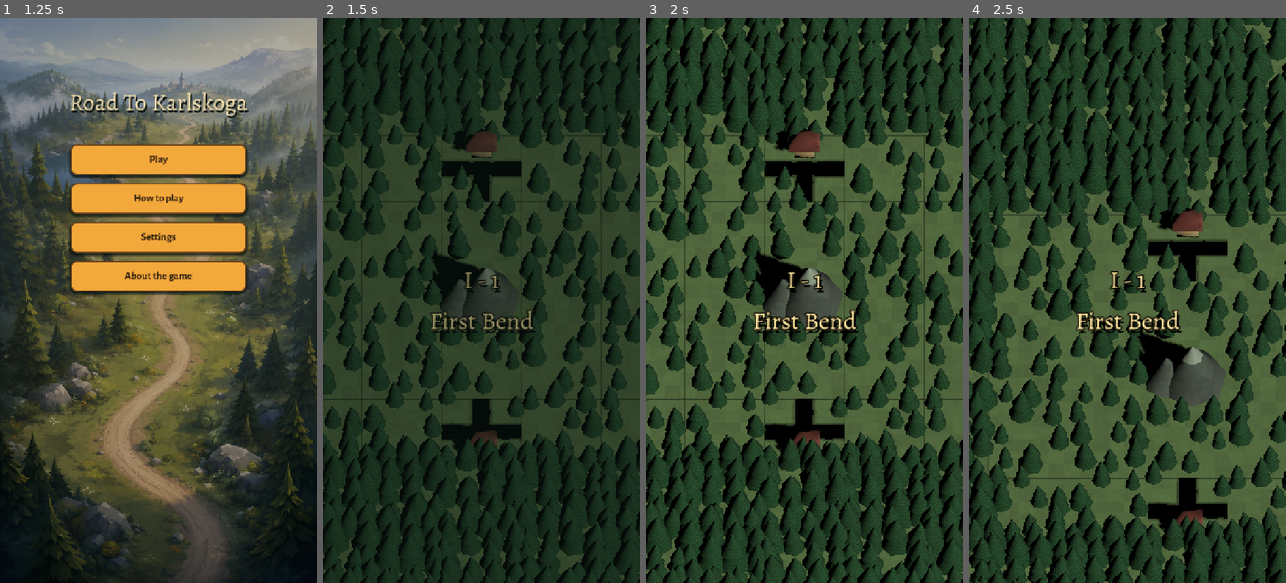
Above: before the commit, frames 1-4 (left to right).
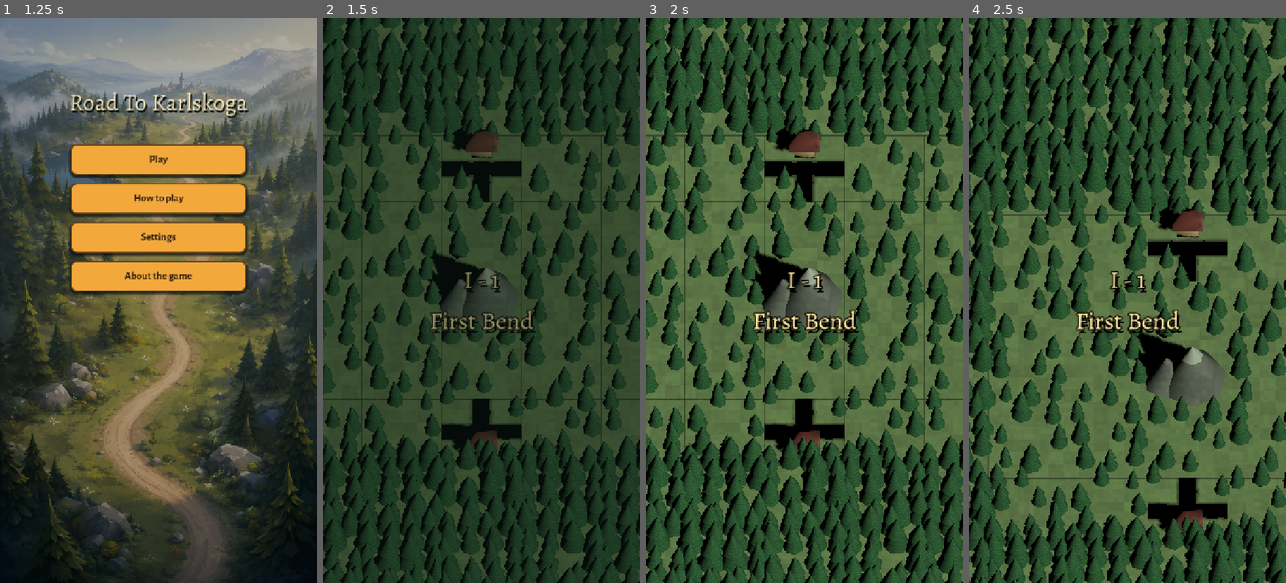
Above: after the commit, the same moments.

Repository: Reicher/The-Road-North
Game: Godot game, scene res://scenes/main.tscn
The game is run twice, just before and just after one commit, with the same random seed, the same clock (stepped at 60 frames per second) and the same inputs.
Inputs (mouse positions are in pixels of both pictures, inside the frame that each line leads up to):
- Up to frame 1 (1.25 s): tap Enter (debug_complete_level) at 0.5 s; drag from (158, 300) to (190, 176) at 0.52 s
- Up to frame 2 (1.5 s): click "Play" at 1.25 s
- Up to frame 3 (2 s): no input
- Up to frame 4 (2.5 s): drag from (1064, 328) to (1111, 413) at 2.02 s

Frame 1 is identical in both runs. In frame 2, 7.4% of the frame differs, in the area x 0-100%, y 0-100%; in frame 3, 17%; in frame 4, 18%.

Commit message:
Switch sight to square range and tweak map visuals

Diff:
--- a/scripts/hud_background.gd
+++ b/scripts/hud_background.gd
@@ -3,7 +3,7 @@
 
 const UIStyle = preload("res://scripts/ui_style.gd")
 
-const HUD_FILL := Color(0.12, 0.27, 0.23, 0.98)
+const HUD_FILL := Color(0.16, 0.34, 0.29, 0.98)
 const HUD_BORDER := Color(0.58, 0.43, 0.23, 0.9)
 
 @export var margin := 0.0
--- a/scripts/map_environment_assets.gd
+++ b/scripts/map_environment_assets.gd
@@ -16,7 +16,7 @@
 	tree.name = "Tree"
 	tree.position = offset
 	tree.rotation_degrees.y = rotation_y
-	var slender_width := width_factor * 0.82
+	var slender_width := width_factor * 0.72
 	tree.scale = Vector3(slender_width, 1.0, slender_width) * scale_factor
 
 	_add_cylinder(tree, "Trunk", tile_size * 0.026, tile_size * 0.25, Vector3(0.0, tile_size * 0.125, 0.0), VisualPalette.WOOD_DARK, 5)
@@ -34,7 +34,7 @@
 	var mountain := Node3D.new()
 	mountain.name = "Mountain"
 	parent.add_child(mountain)
-	var rock := VisualPalette.STONE.darkened(0.10)
+	var rock := VisualPalette.STONE.darkened(0.06)
 	var main_peak := _add_cone(mountain, "MainPeak", tile_size * 0.44, tile_size * 0.68, Vector3(-tile_size * 0.06, tile_size * 0.34, 0.0), rock, 7)
 	main_peak.material_override = VisualPalette.make_rock_material(rock)
 	var side_peak := _add_cone(mountain, "SidePeak", tile_size * 0.30, tile_size * 0.46, Vector3(tile_size * 0.24, tile_size * 0.23, tile_size * 0.12), VisualPalette.STONE, 7)
--- a/scripts/map_visual_palette.gd
+++ b/scripts/map_visual_palette.gd
@@ -1,17 +1,17 @@
 class_name MapVisualPalette
 extends RefCounted
 
-const GRASS := Color(0.46, 0.56, 0.36)
-const GRASS_DARK := Color(0.31, 0.42, 0.28)
-const ROAD := Color(0.32, 0.235, 0.17)
-const ROAD_EDGE := Color(0.27, 0.21, 0.16)
-const WOOD_DARK := Color(0.25, 0.13, 0.06)
-const WOOD := Color(0.48, 0.28, 0.12)
-const STONE := Color(0.34, 0.36, 0.34)
-const STONE_LIGHT := Color(0.58, 0.61, 0.57)
+const GRASS := Color(0.52, 0.63, 0.41)
+const GRASS_DARK := Color(0.36, 0.48, 0.32)
+const ROAD := Color(0.39, 0.30, 0.22)
+const ROAD_EDGE := Color(0.33, 0.26, 0.20)
+const WOOD_DARK := Color(0.30, 0.17, 0.09)
+const WOOD := Color(0.54, 0.33, 0.16)
+const STONE := Color(0.42, 0.44, 0.41)
+const STONE_LIGHT := Color(0.65, 0.68, 0.63)
 const WATER := Color(0.12, 0.34, 0.49)
 const WATER_CURRENT := Color(0.62, 0.84, 0.86)
-const FOLIAGE := Color(0.11, 0.31, 0.16)
+const FOLIAGE := Color(0.16, 0.39, 0.21)
 const BERRY := Color(0.67, 0.10, 0.18)
 const ENEMY := Color(0.78, 0.12, 0.10)
 const PLAYER := Color(0.38, 0.72, 0.86)
@@ -90,7 +90,7 @@
 void fragment() {
 	float broad = grain(floor(map_position.xz * 0.055));
 	float fine = grain(floor(map_position.xz * 0.16));
-	float variation = mix(0.91, 1.06, broad * 0.65 + fine * 0.35);
+	float variation = mix(0.90, 1.10, broad * 0.58 + fine * 0.42);
 	ALBEDO = base_color.rgb * variation;
 	ROUGHNESS = 1.0;
 }
@@ -219,8 +219,8 @@
 	float hard_branch = step(0.46, branch_tiers) * step(0.30, twig_slashes);
 	float deep_needles = step(0.78, fract(normalized_height * 5.0 - angle * 2.15));
 	float texture_value = hard_branch * 0.34 - deep_needles * 0.22;
-	vec3 dark_needles = base_color.rgb * 0.62;
-	vec3 bright_needles = base_color.rgb * 1.18;
+	vec3 dark_needles = base_color.rgb * 0.72;
+	vec3 bright_needles = base_color.rgb * 1.22;
 	ALBEDO = mix(dark_needles, bright_needles, clamp(0.34 + texture_value, 0.0, 1.0));
 	ALBEDO *= 1.0 + wind_light * 0.012;
 	ROUGHNESS = 0.94;
--- a/scripts/placement_controller.gd
+++ b/scripts/placement_controller.gd
@@ -15,7 +15,7 @@
 const MODE_DESTROY_TARGETING := "destroy_targeting"
 const MODE_ROTATE_TARGETING := "rotate_targeting"
 const MODE_ENCOUNTER_TARGETING := "encounter_targeting"
-const SIGHT_FOG_COLOR := Color(0.008, 0.012, 0.016, 0.75)
+const SIGHT_FOG_COLOR := Color(0.006, 0.009, 0.012, 0.84)
 const SIGHT_MASK_SHADER := """
 shader_type spatial;
 render_mode unshaded, cull_disabled, depth_draw_never, depth_test_disabled, fog_disabled;
@@ -30,7 +30,8 @@
 const float EDGE_SOFTNESS = 0.20;
 
 float grid_distance(vec2 a, vec2 b) {
-	return abs(a.x - b.x) + abs(a.y - b.y);
+	vec2 delta = abs(a - b);
+	return max(delta.x, delta.y);
 }
 
 float distance_to_cell(vec2 point, vec2 cell) {
@@ -115,7 +116,7 @@
 		for y in map.playable_height:
 			for x in map.playable_width:
 				var grid_position := Vector2i(x, y)
-				if _manhattan_distance(origin, grid_position) <= sight:
+				if _grid_distance(origin, grid_position) <= sight:
 					continue
 				fogged_positions.append(grid_position)
 		_mask_material.set_shader_parameter("player_grid", Vector2(origin))
@@ -149,9 +150,9 @@
 		add_child(_mask)
 
 
-	func _manhattan_distance(from: Vector2i, to: Vector2i) -> int:
+	func _grid_distance(from: Vector2i, to: Vector2i) -> int:
 		var delta := to - from
-		return absi(delta.x) + absi(delta.y)
+		return maxi(absi(delta.x), absi(delta.y))
 
 
 @export var map_path: NodePath
@@ -162,7 +163,7 @@
 @export var deck_controller_path: NodePath
 @export var tile_scene: PackedScene = preload("res://scenes/tile.tscn")
 @export var controls_scene: PackedScene = preload("res://ui/placement_controls.tscn")
-@export_range(1, 8, 1) var base_sight := 2
+@export_range(1, 8, 1) var base_sight := 1
 
 var active_card: CardView
 var active_definition: Resource
@@ -490,7 +491,7 @@
 
 func is_in_sight(grid_position: Vector2i) -> bool:
 	var delta := grid_position - _player.grid_position
-	return absi(delta.x) + absi(delta.y) <= get_sight()
+	return maxi(absi(delta.x), absi(delta.y)) <= get_sight()
 
 
 func _confirm_destroy_target() -> bool:
--- a/scripts/placement_validator.gd
+++ b/scripts/placement_validator.gd
@@ -150,13 +150,13 @@
 
 func _is_in_sight(grid_position: Vector2i) -> bool:
 	var delta: Vector2i = grid_position - _player.grid_position
-	var distance: int = absi(delta.x) + absi(delta.y)
+	var distance: int = maxi(absi(delta.x), absi(delta.y))
 	return distance > 0 and distance <= _sight_func.call()
 
 
 func _is_too_far_away(grid_position: Vector2i) -> bool:
 	var delta: Vector2i = grid_position - _player.grid_position
-	return absi(delta.x) + absi(delta.y) > _sight_func.call()
+	return maxi(absi(delta.x), absi(delta.y)) > _sight_func.call()
 
 
 func _road_leads_off_map(grid_position: Vector2i, connections: Dictionary) -> bool:
--- a/tests/test_event_cards.gd
+++ b/tests/test_event_cards.gd
@@ -101,7 +101,7 @@
 	_assert(not placement.has_valid_preview(), "Expected goal tile target to be invalid")
 
 	_drag_preview(placement, Vector2i(4, 0), Vector2i(3, 7))
-	_assert(placement.has_valid_preview(), "Expected a Manhattan-distance-two tile to be within Sight 2")
+	_assert(placement.has_valid_preview(), "Expected a diagonally adjacent tile to be within Sight 1")
 	_assert(_get_hint(placement).is_empty(), "Expected a target within Sight to hide the helper text")
 	var target_preview = placement.get("_target_preview")
 	_assert(target_preview != null and target_preview.preview_color == PlacementController.VALID_COLOR, "Expected the selected target within Sight to show green")
--- a/tests/test_level_scene.gd
+++ b/tests/test_level_scene.gd
@@ -96,11 +96,11 @@
 		GameConstants.EVENT_DESTROY_TILE: 1,
 	}, "Expected the base deck to contain Idea, Lucky Find, and Mirage")
 	_assert(deck_controller.deck_components["player_special"].is_empty(), "Expected player special cards to remain an empty concept")
-	_assert(placement.get_sight() == 2, "Expected the player to start with Sight 2")
+	_assert(placement.get_sight() == 1, "Expected the player to start with Sight 1")
 	inventory.add_item({"name": "Kikare", "effect": "+1 Sight", "sight_bonus": 1})
-	_assert(placement.get_sight() == 3, "Expected Kikare in the inventory to grant +1 Sight")
-	_assert(placement.is_in_sight(Vector2i(2, 1)), "Expected Kikare to allow three vertical tiles")
-	_assert(placement.is_in_sight(Vector2i(1, 2)), "Expected Kikare to allow a Manhattan-distance-three tile")
+	_assert(placement.get_sight() == 2, "Expected Kikare in the inventory to grant +1 Sight")
+	_assert(placement.is_in_sight(Vector2i(4, 2)), "Expected Kikare to allow a two-tile diagonal")
+	_assert(not placement.is_in_sight(Vector2i(5, 4)), "Expected a three-tile horizontal offset to remain outside Sight 2")
 	inventory.replace_item_at_slot(0, {"name": "Goldsmith's Scale", "effect": "Gain twice as much gold.", "gold_multiplier": 2})
 	inventory.add_item({"name": "Field Medic's Bag", "effect": "+2 Max Health", "max_health_bonus": 2})
 	player.add_gold(3)
@@ -139,7 +139,7 @@
 	hand._on_card_pointer_pressed(road_card, card_position)
 	hand._on_card_pointer_moved(road_card, preview_position)
 	_assert(placement.active_card == road_card, "Expected dragging a road card above the hand to start placement")
-	_assert(placement.get_node("SightFog").get("fogged_positions").size() == 11, "Expected Kikare to expand the normal area to Sight 3")
+	_assert(placement.get_node("SightFog").get("fogged_positions").size() == 10, "Expected Kikare to expand the clear square to Sight 2")
 	_assert(placement.preview_position == Vector2i(2, 3), "Expected the initial road preview to follow the dragged card")
 	_assert(hand.inactive, "Expected the hand to move down while dragging a card over the map")
 	_assert(not placement.get_node("PlacementControls/Buttons").visible, "Expected placement buttons to stay hidden while dragging")
--- a/tests/test_placement_controller.gd
+++ b/tests/test_placement_controller.gd
@@ -74,15 +74,16 @@
 
 	var straight_card = hand.cards[0]
 	var hand_rest_position: Vector2 = hand.position
-	_assert(placement.get_sight() == 2, "Expected placement to start with Sight 2")
+	_assert(placement.get_sight() == 1, "Expected placement to start with Sight 1")
 	_assert(placement.begin_placement(straight_card), "Expected road card to enter placement mode")
 	var sight_fog := placement.get_node("SightFog")
 	_assert(sight_fog.visible, "Expected fog-of-war to appear during placement")
-	_assert(sight_fog.get("fogged_positions").size() == 72, "Expected only cells outside Sight 2 to be fogged")
+	_assert(sight_fog.get("fogged_positions").size() == 75, "Expected all six in-map cells in the Sight 1 square to remain clear")
 	var fullscreen_mask := sight_fog.get_node("FullscreenMask") as MeshInstance3D
 	var mask_material := (fullscreen_mask.mesh as QuadMesh).material as ShaderMaterial
-	_assert(is_equal_approx(mask_material.get_shader_parameter("fog_color").a, 0.75), "Expected the fullscreen fog mask to darken content outside Sight by 75 percent")
+	_assert(is_equal_approx(mask_material.get_shader_parameter("fog_color").a, 0.84), "Expected the fullscreen fog mask to darken content outside Sight by 84 percent")
 	_assert(mask_material.shader.code.contains("inside_map && distance_from_player <= sight"), "Expected only playable cells within Sight to bypass fog-of-war")
+	_assert(placement.is_in_sight(Vector2i(3, 7)), "Expected a diagonally adjacent tile to be within Sight 1")
 	_assert(placement.is_placing(), "Expected placement mode to become active")
 	_assert(not player.input_enabled, "Expected movement input to pause during placement")
 	_assert(hand.get_focused_card() == null, "Expected placement mode to clear the focused card")
@@ -203,9 +204,9 @@
 	var binocular_inventory := InventoryUI.new()
 	binocular_inventory.items[1] = ItemCatalog.get_item("Binoculars")
 	placement.set("_inventory", binocular_inventory)
-	_assert(placement.get_sight() == 3, "Expected Binoculars to grant +1 Sight")
+	_assert(placement.get_sight() == 2, "Expected Binoculars to grant +1 Sight")
 	_assert(placement.begin_placement(corner_card), "Expected placement with Binoculars to start")
-	_assert(sight_fog.get("fogged_positions").size() == 65, "Expected Binoculars to expand the normal area to Sight 3")
+	_assert(sight_fog.get("fogged_positions").size() == 66, "Expected Binoculars to expand the clear square to Sight 2")
 	placement.cancel_placement()
 	binocular_inventory.free()
 
Not shown, changed: docs/design.md
Not shown, changed: docs/implementation_design.md
